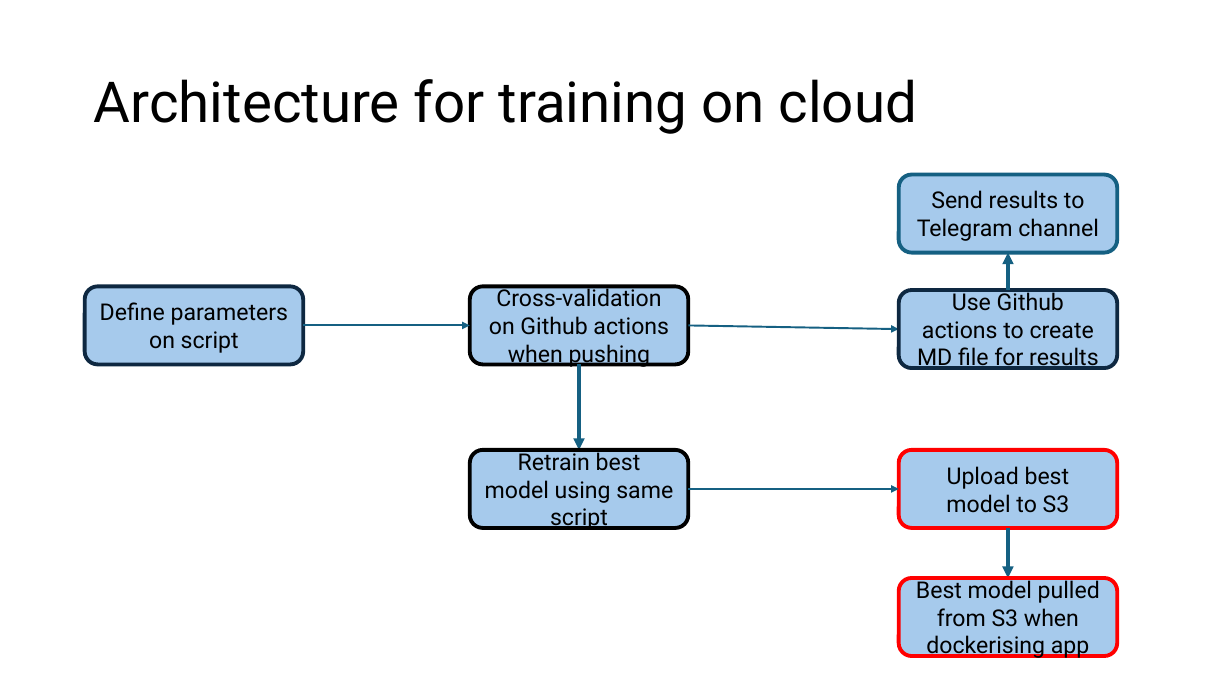
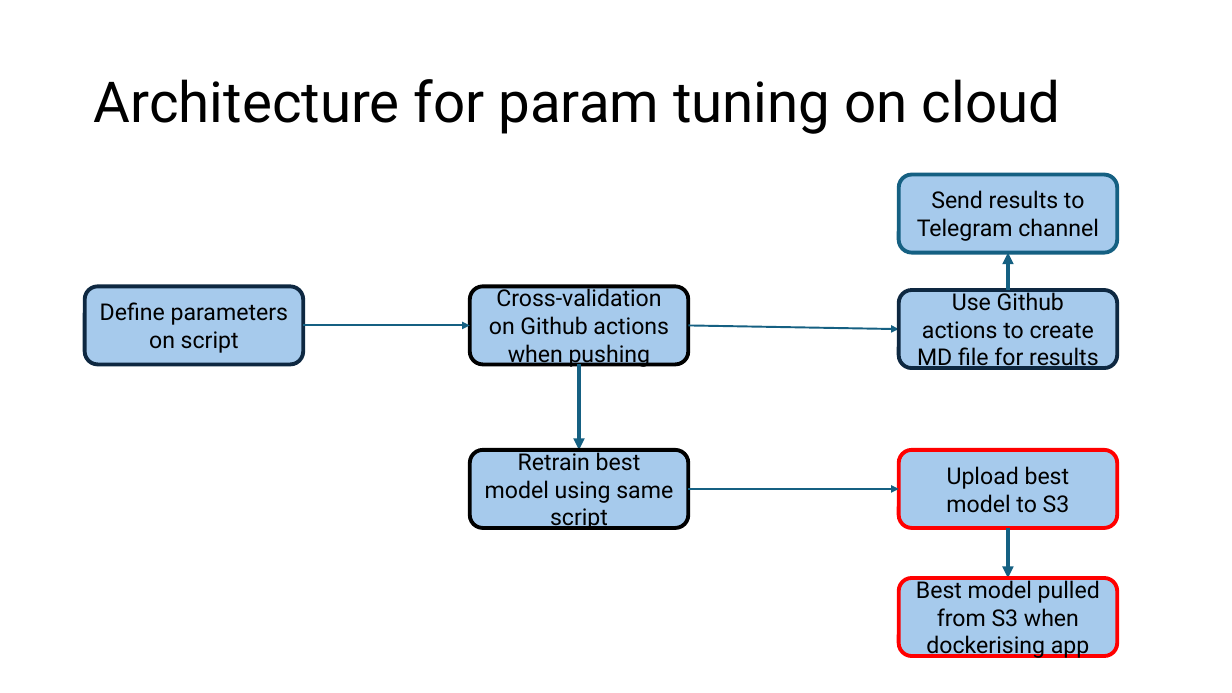
Before and after one commit to ziyu-toh/hdb-resale-prediction, a slide deck: slide 5 of docs/Architecture Overview.pptx. Drawn at 1232x693 pixels with LibreOffice and Linux fonts; fonts in the diff are those of the drawing. Boxes give left, top, right and bottom in pixels: in the first picture for what was removed or moved away, otherwise in the second. Text is boxed around its words. In the diff, an @@ line names an element or a change of style, - is before the commit and + after.

```diff
--- a/docs/Architecture Overview.pptx
+++ b/docs/Architecture Overview.pptx
@@ title at (x1=94, y1=79, x2=1060, y2=134): text changed @@
-Architecture for training on cloud
+Architecture for param tuning on cloud
```
Also in this commit, not shown: 2 other slides changed, 1 other file.
